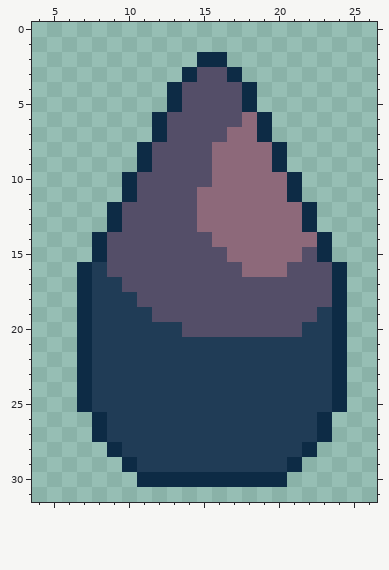
Edited in one commit: pixel-art sprite (assets/textures/ingredients/tear.png). That is the earlier state.
The file is 32x32 pixels. Shown: x 4..26, y 0..31.
After:
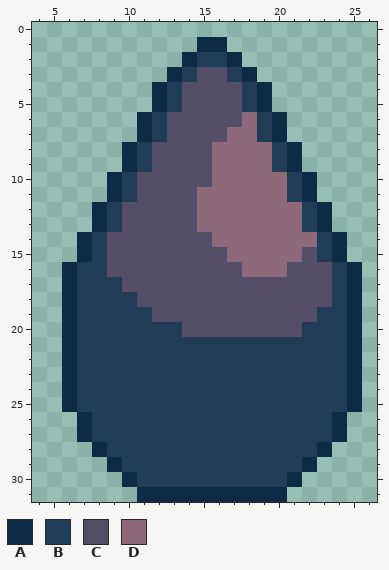
Palette (. is transparent): A #0d2b45  B #203c56  C #544e68  D #8d697a
Changes in this commit:
Colour A is added in row 1 at x 15 to 16; in row 2 at x 14 and 17; in row 3 at x 13 and 18; in rows 4 to 5 at x 12 and 19; in rows 6 to 7 at x 11 and 20; in rows 8 to 9 at x 10 and 21.
Colour A is added in rows 10 to 11 at x 9 and 22; in rows 12 to 13 at x 8 and 23; in rows 14 to 15 at x 7 and 24; in rows 16 to 25 at x 6 and 25; in rows 26 to 27 at x 7 and 24; in row 28 at x 8 and 23.
Colour A is added in row 29 at x 9 and 22; in row 30 at x 10 and 21; in row 31 at x 11 to 20.
Colour B replaces colour A in row 2 at x 15 to 16; in row 3 at x 14 and 17; in rows 4 to 5 at x 13 and 18; in rows 6 to 7 at x 12 and 19; in rows 8 to 9 at x 11 and 20; in rows 10 to 11 at x 10 and 21.
Colour B replaces colour A in rows 12 to 13 at x 9 and 22; in rows 14 to 15 at x 8 and 23; in rows 16 to 25 at x 7 and 24; in rows 26 to 27 at x 8 and 23; in row 28 at x 9 and 22; in row 29 at x 10 and 21.
Colour B replaces colour A in row 30 at x 11 to 20.
Where, in picture pixels (left, top, right, bottom), the same in both pictures:
changed: (62, 37, 362, 502)
